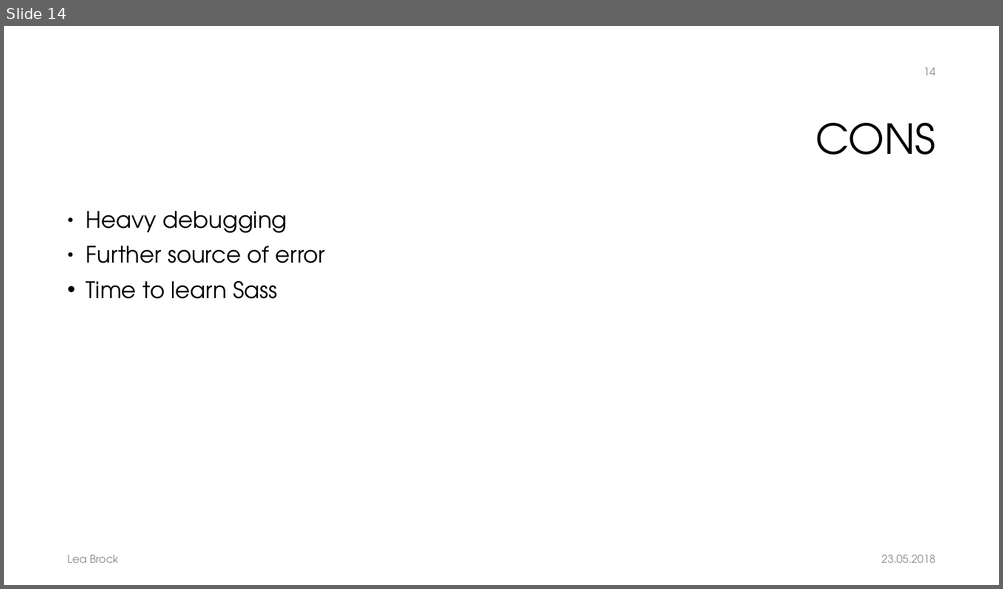
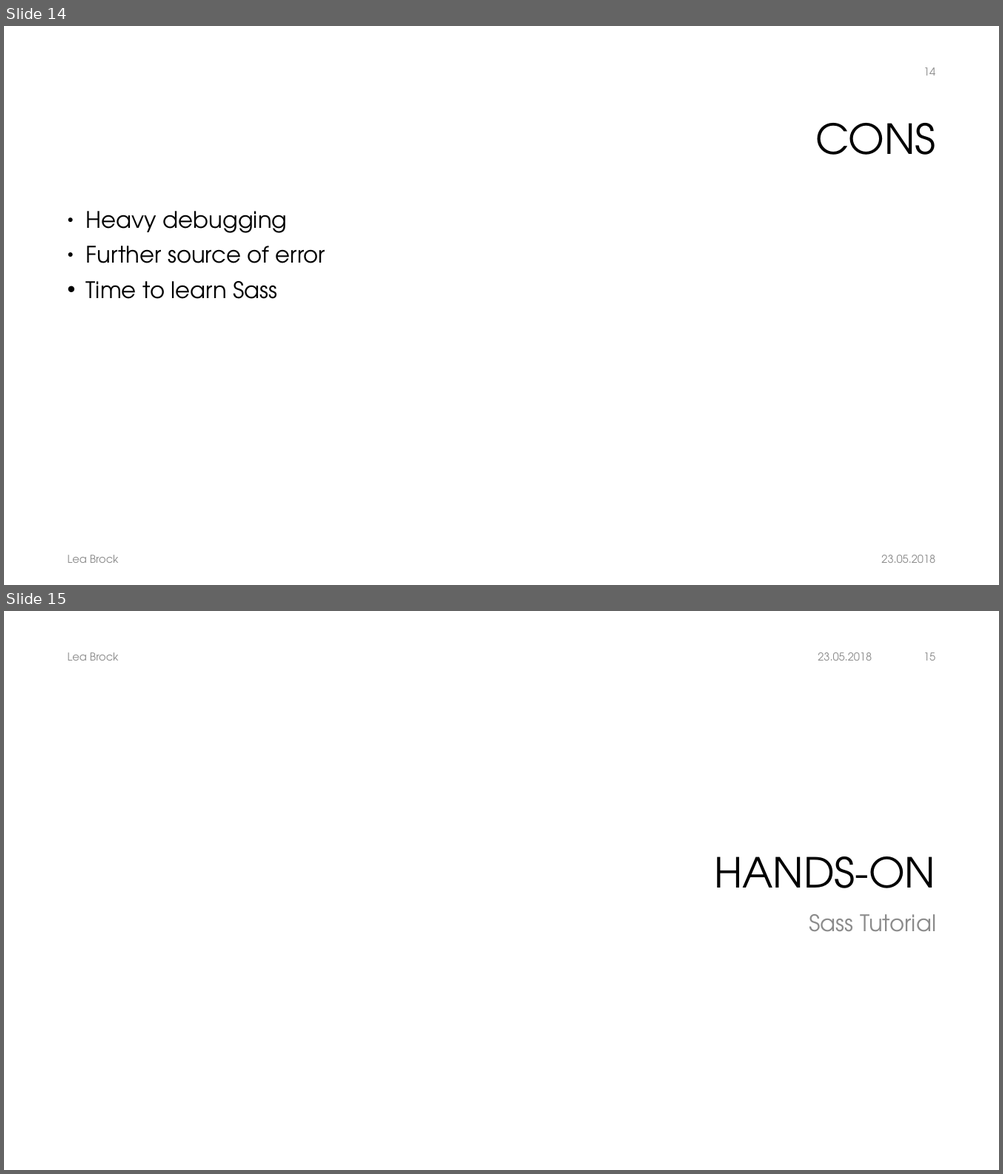
Before and after one commit to Lea97/E-Portfolio_Sass, a slide deck: Sliders/E-Portfolio_Sass.pptx. Shown one above the other, each under a label of ours: slide 14 before the commit, slides 14 and 15 after it. The pictures are 1003x589 and 1003x1174 pixels, drawn with LibreOffice and Linux fonts; fonts in the diff are those of the drawing; background and template pictures are left out. Boxes give left, top, right and bottom in pixels: in the first picture for what was removed or moved away, otherwise in the second. Text is boxed around its words. In the diff, an @@ line names an element or a change of style, - is before the commit and + after.

```diff
--- a/Sliders/E-Portfolio_Sass.pptx
+++ b/Sliders/E-Portfolio_Sass.pptx
@@ slide 15 added at bbox=[4, 611, 999, 1170], background #FFFFFF @@
@@ text added at bbox=[68, 652, 119, 661], 10.5 pt, text #8C8C8C @@
+Lea Brock
@@ text added at bbox=[817, 652, 871, 661], 10.5 pt, text #8C8C8C @@
+23.05.2018
@@ page number added at bbox=[923, 652, 935, 661], 10.5 pt, text #8C8C8C @@
+15
@@ title added at bbox=[714, 857, 935, 889], 40 pt, text #000000 @@
+HANDS-ON
@@ text added at bbox=[809, 914, 936, 932], 22 pt, text #8C8C8C @@
+Sass Tutorial
```
Also in this commit, not shown: 3 slides changed, 1 other file.
